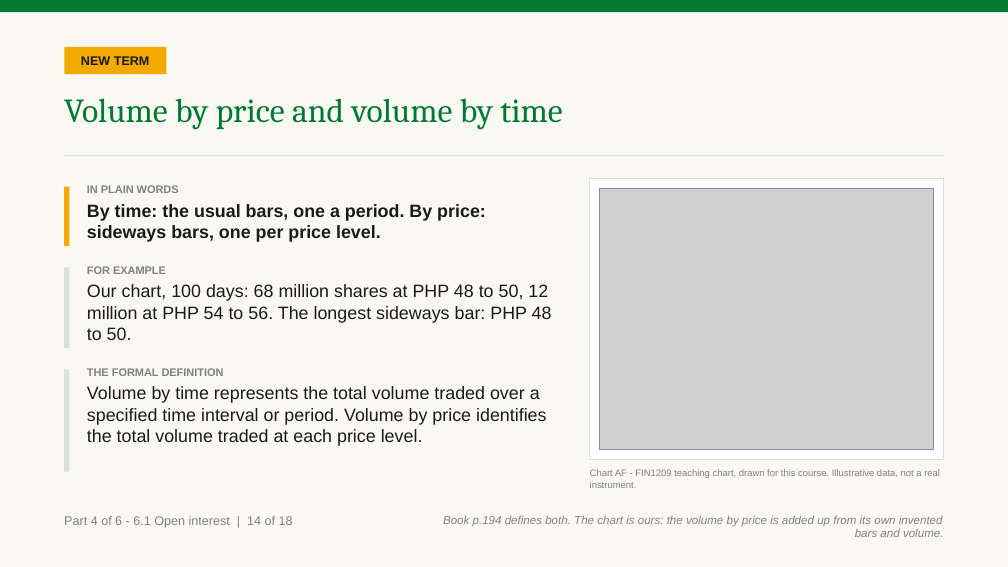
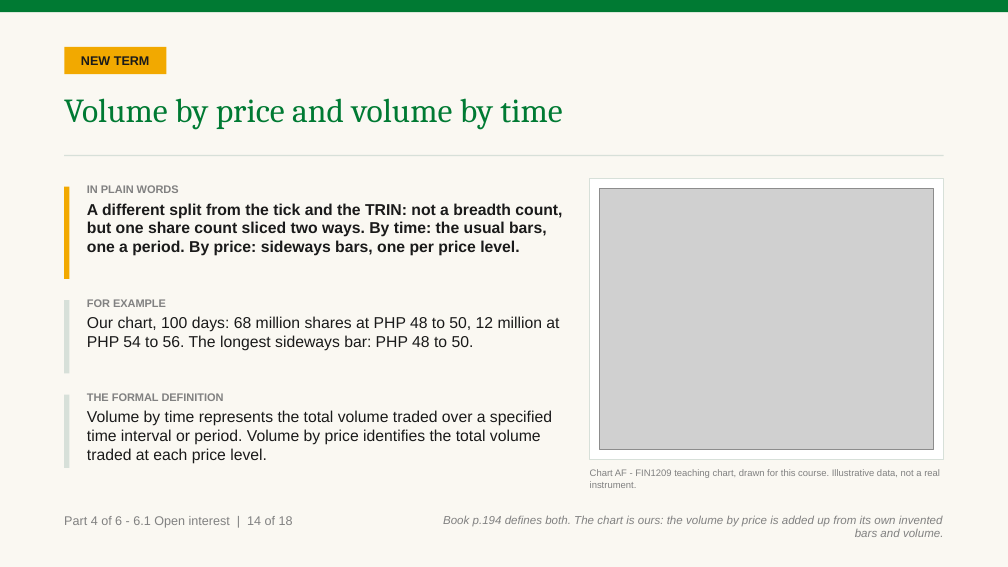
Before and after one commit to benjiesotelo-sudo/Telos_FIN1209, a slide deck: slide 63 of chapter-06/FIN1209-Chapter-06-Student-Edition.pptx. Drawn at 1008x567 pixels with LibreOffice and Linux fonts; fonts in the diff are those of the drawing; grey boxes stand for pictures. Boxes give left, top, right and bottom in pixels: in the first picture for what was removed or moved away, otherwise in the second. Text is boxed around its words. In the diff, an @@ line names an element or a change of style, - is before the commit and + after.

```diff
--- a/chapter-06/FIN1209-Chapter-06-Student-Edition.pptx
+++ b/chapter-06/FIN1209-Chapter-06-Student-Edition.pptx
@@ rectangle: place and size @@
-rectangle at [64,187,70,247]
+rectangle at [64,187,70,279]
@@ text at [87,203,562,256]: text changed; size 17 to 15 pt @@
-By time: the usual bars, one a period. By price: sideways bars, one per price level.
+A different split from the tick and the TRIN: not a breadth count, but one share count sliced two ways. By time: the usual bars, one a period. By price: sideways bars, one per price level.
@@ text "FOR EXAMPLE": place and size @@
-text "FOR EXAMPLE" at [87,266,552,340]
+text "FOR EXAMPLE" at [87,299,559,351]
@@ rectangle: place and size @@
-rectangle at [64,268,70,349]
+rectangle at [64,300,70,374]
@@ text at [87,316,559,351]: size 17 to 15 pt @@
@@ rectangle: place and size @@
-rectangle at [64,370,70,472]
+rectangle at [64,395,70,468]
@@ text at [87,410,552,464]: size 17 to 15 pt in "Volume by time represents the total volume ..." @@
@@ text "THE FORMAL DEFINITION": place and size @@
-text "THE FORMAL DEFINITION" at [87,368,546,446]
+text "THE FORMAL DEFINITION" at [87,393,552,464]
```
Also in this commit, not shown: 2 other files.
